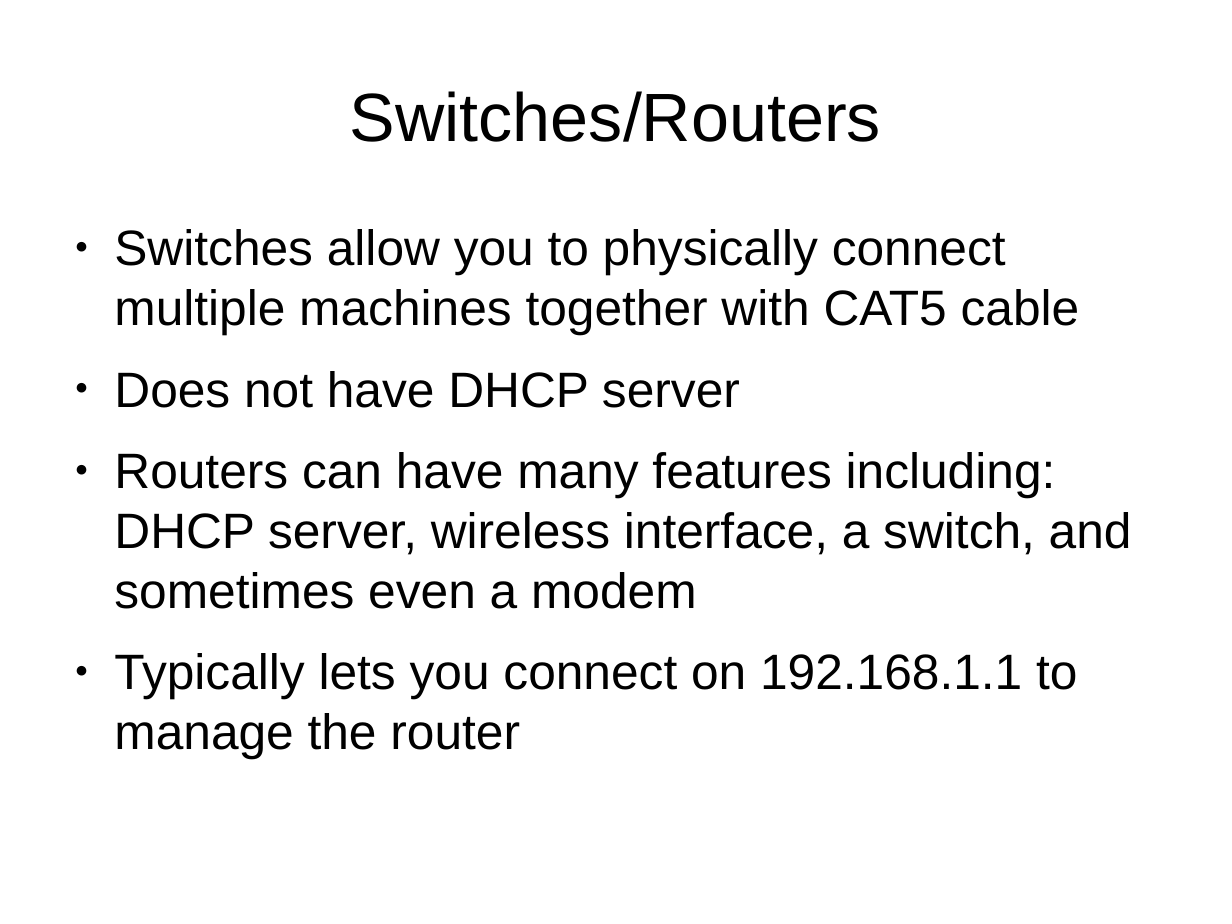
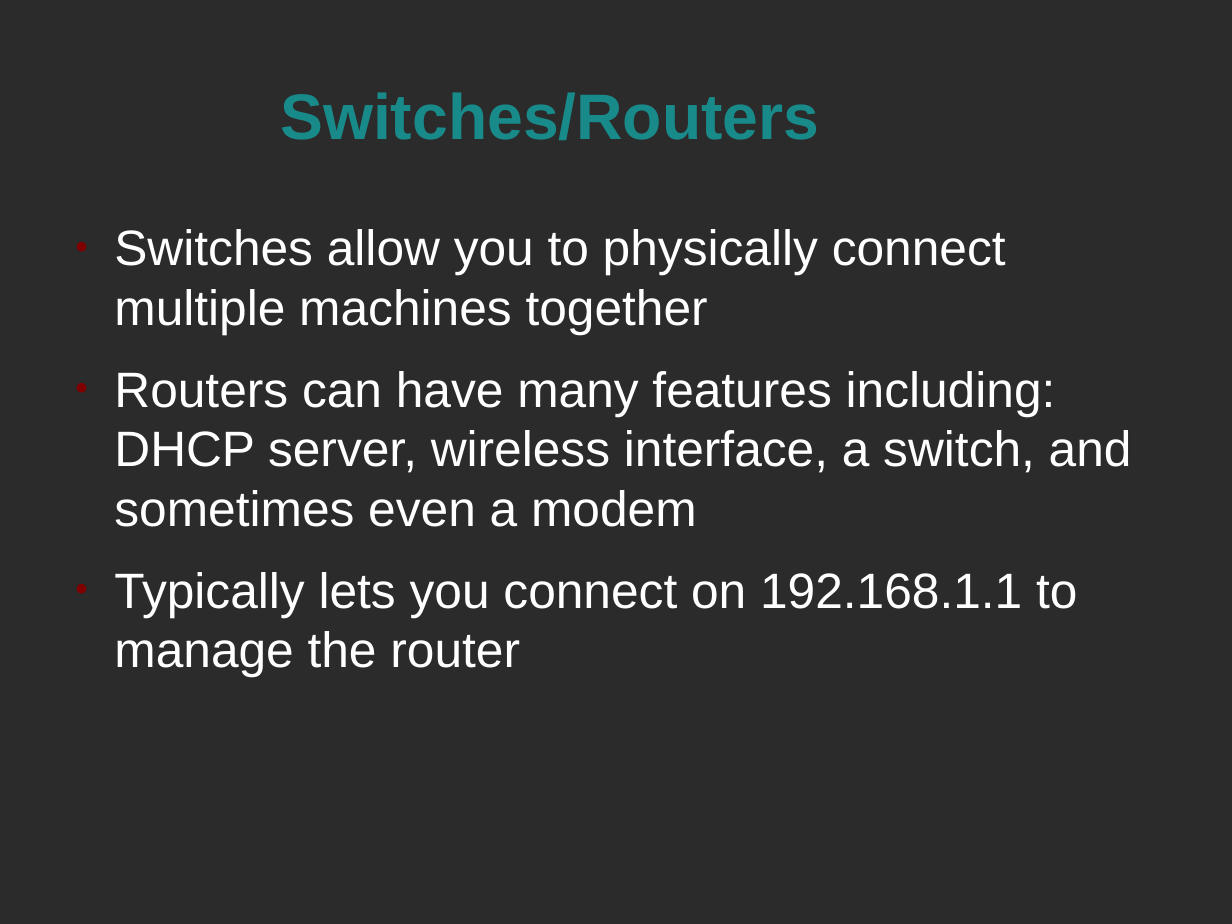
Before and after one commit to FredXCoders/HelloDojo, a slide deck: slide 13 of lessons/dojo-networking.odp. Drawn at 1232x924 pixels with LibreOffice and Linux fonts; fonts in the diff are those of the drawing; background and template pictures are left out; a plain dark background stands for a picture behind light text. Boxes give left, top, right and bottom in pixels: in the first picture for what was removed or moved away, otherwise in the second. Text is boxed around its words. In the diff, an @@ line names an element or a change of style, - is before the commit and + after.

```diff
--- a/lessons/dojo-networking.odp
+++ b/lessons/dojo-networking.odp
@@ background #FFFFFF to picture (left out) @@
@@ title "Switches/Routers": place and size @@
-title "Switches/Routers" at bbox=[350, 91, 881, 142]
+title "Switches/Routers" at bbox=[280, 92, 819, 140]
@@ title "Switches/Routers" at bbox=[280, 92, 819, 140]: size 44 to 41.4 pt, text colour #000000 to #198A8A, bold on @@
@@ text at bbox=[114, 229, 1006, 335]: text changed; text colour #000000 to #FFFFFF @@
-● Switches allow you to physically connect multiple machines together with CAT5 cable
-● Does not have DHCP server
+● Switches allow you to physically connect multiple machines together
@@ text at bbox=[114, 371, 1132, 677]: text colour #000000 to #FFFFFF in "Routers can have many features including: DHCP ...", "Typically lets you connect on 192.168.1.1 to ..."; bullet colour #000000 to #800000 @@
```
Also in this commit, not shown: 14 other slides changed, 1 slide removed, 4 other files.
